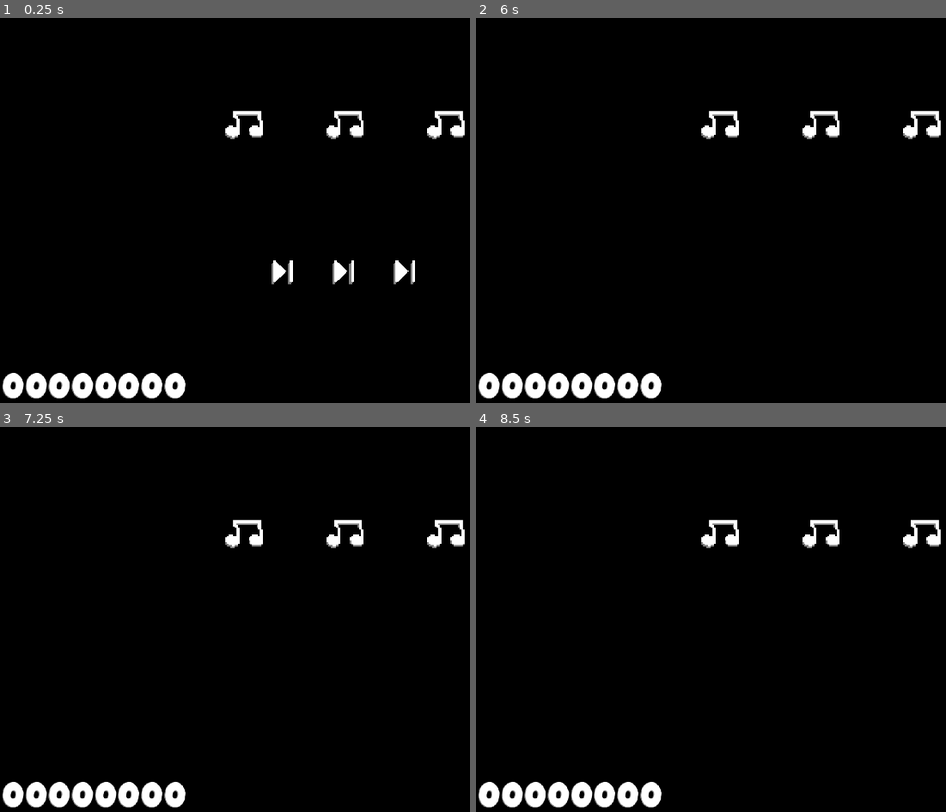
Above: before the commit, frames 1-4 (two rows, left to right).
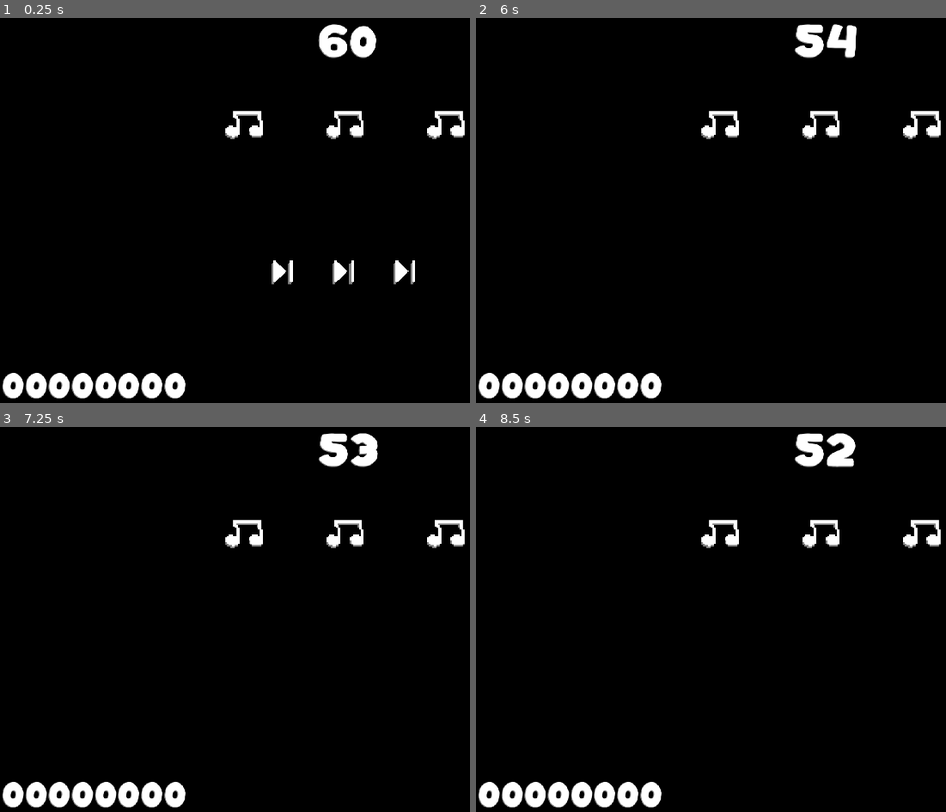
Above: after the commit, the same moments.

Repository: guacboy/guess_the_song
Game: Godot game, scene res://Interface/Gameplay/gameplay.tscn
The game is run twice, just before and just after one commit, with the same random seed, the same clock (stepped at 60 frames per second) and the same inputs. The project has no main scene, so this scene is started directly. Sound files missing from this copy of the repository are replaced by a short silence.
Inputs:
- Up to frame 1 (0.25 s): no input
- Up to frame 2 (6 s): tap Enter (return) at 0.5, 4.25, 4.35 s; hold Tab (next) 0.53-1.28 s; tap Space at 1.25, 3.5, 5.75 s; hold Backspace (backspace) 1.28-2.03 s; tap Tab (next) at 1.35, 2.3, 2.85, 4.55, 5.85 s; hold Enter (return) 2.03-2.78 s; hold Tab (next) 3.53-4.28 s; hold Backspace (backspace) 3.53-5.78 s; hold Tab (next) 5.03-5.78 s
- Up to frame 3 (7.25 s): hold Enter (return) from 6.53 s (still down); tap Tab (next) at 6.8 s
- Up to frame 4 (8.5 s): release Enter (return) at 7.28 s; tap Tab (next) at 7.35 s; hold Backspace (backspace) from 8.03 s (still down); hold Tab (next) from 8.03 s (still down)

The runs differ from the first frame. In frame 1, 0.8% of the frame differs, in the area x 67-81%, y 1-11%; in frame 2, 0.8%; in frame 3, 0.8%; in frame 4, 0.8%.

Commit message:
added round duration timer (with visual)

Diff:
--- a/Interface/Gameplay/gameplay.tscn
+++ b/Interface/Gameplay/gameplay.tscn
@@ -1,7 +1,8 @@
-[gd_scene load_steps=11 format=3 uid="uid://cv4ry2kapsokh"]
+[gd_scene load_steps=12 format=3 uid="uid://cv4ry2kapsokh"]
 
 [ext_resource type="Script" path="res://Interface/Gameplay/gameplay.gd" id="1_jit12"]
 [ext_resource type="Theme" uid="uid://gjqri0x7oiwc" path="res://Theme/default.tres" id="2_845ft"]
+[ext_resource type="Script" path="res://Interface/Gameplay/round.gd" id="3_15iak"]
 [ext_resource type="Texture2D" uid="uid://cxpp4plboktgo" path="res://Interface/Gameplay/skip_icon.png" id="3_344g6"]
 [ext_resource type="Script" path="res://Interface/Gameplay/score.gd" id="3_cgiwg"]
 [ext_resource type="Texture2D" uid="uid://ufshrh3u8m6j" path="res://Interface/Gameplay/note_icon.png" id="3_kl7ux"]
@@ -30,6 +31,26 @@
 grow_vertical = 2
 color = Color(0, 0, 0, 1)
 metadata/_edit_lock_ = true
+
+[node name="Round" type="RichTextLabel" parent="."]
+layout_mode = 1
+anchors_preset = -1
+anchor_left = 0.4625
+anchor_top = 0.0148148
+anchor_right = 0.566667
+anchor_bottom = 0.121296
+grow_horizontal = 2
+grow_vertical = 2
+theme = ExtResource("2_845ft")
+theme_override_colors/font_shadow_color = Color(0.505882, 0.505882, 0.505882, 1)
+theme_override_constants/shadow_offset_x = -1
+theme_override_constants/shadow_offset_y = 1
+theme_override_constants/shadow_outline_size = 5
+theme_override_font_sizes/normal_font_size = 100
+text = "60"
+fit_content = true
+script = ExtResource("3_15iak")
+metadata/_edit_use_anchors_ = true
 
 [node name="Score" type="RichTextLabel" parent="."]
 layout_mode = 1
--- a/Interface/Gameplay/music.gd
+++ b/Interface/Gameplay/music.gd
@@ -5,7 +5,8 @@
 
 # songs selected prior to starting game
 var selected_songs_dict: Dictionary = {
-	"BURN": preload("res://Music/Kanye West/Vultures 1/BURN - Kanye West & Ty Dolla $ign (lyrics).mp3")
+	"BURN": preload("res://Music/Kanye West/Vultures 1/BURN - Kanye West & Ty Dolla $ign (lyrics).mp3"),
+	"BEG FORGIVENESS": preload("res://Music/Kanye West/Vultures 1/Kanye West - Beg Forgiveness (Lyrics) ft. Ty Dolla $ign, Chris Brown.mp3")
 }
 
 var next_cnt: int = 1
@@ -17,12 +18,11 @@
 	if event.is_action_pressed("next") and next_cnt < 3:
 		stop()
 		next_cnt += 1
-		var new_starting_position = (stream.get_length() / 3.0) * next_cnt
+		var new_starting_position = (stream.get_length() / 4.0) * next_cnt
 		play(new_starting_position)
 
 		song_duration.stop() # stops any previous timers
 		song_duration.start()
-		print(new_starting_position, " ", song_duration.wait_time)
 
 func _on_new_song(difficulty_duration: float) -> void:
 	next_cnt = 1 # resets count
--- /dev/null
+++ b/Interface/Gameplay/round.gd
@@ -0,0 +1,12 @@
+extends RichTextLabel
+
+var round_duration: int = 60
+
+func _ready() -> void:
+	on_round_duration_decrement()
+
+func on_round_duration_decrement() -> void:
+	await get_tree().create_timer(1.0).timeout
+	round_duration -= 1
+	text = str(round_duration)
+	on_round_duration_decrement()
